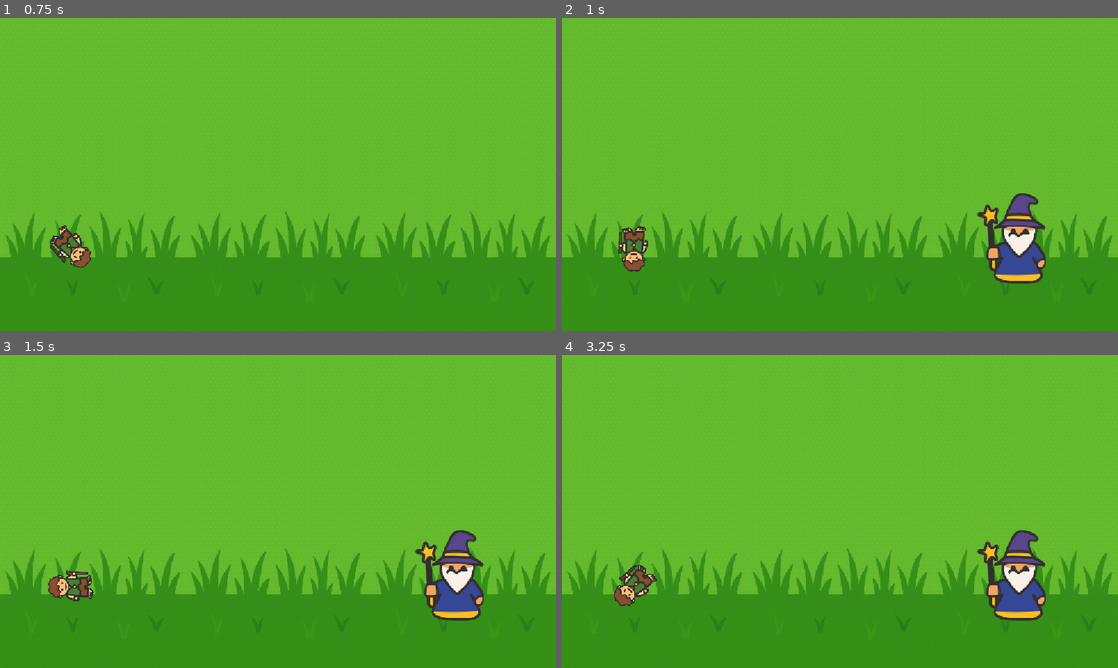
Above: before the commit, frames 1-4 (two rows, left to right).
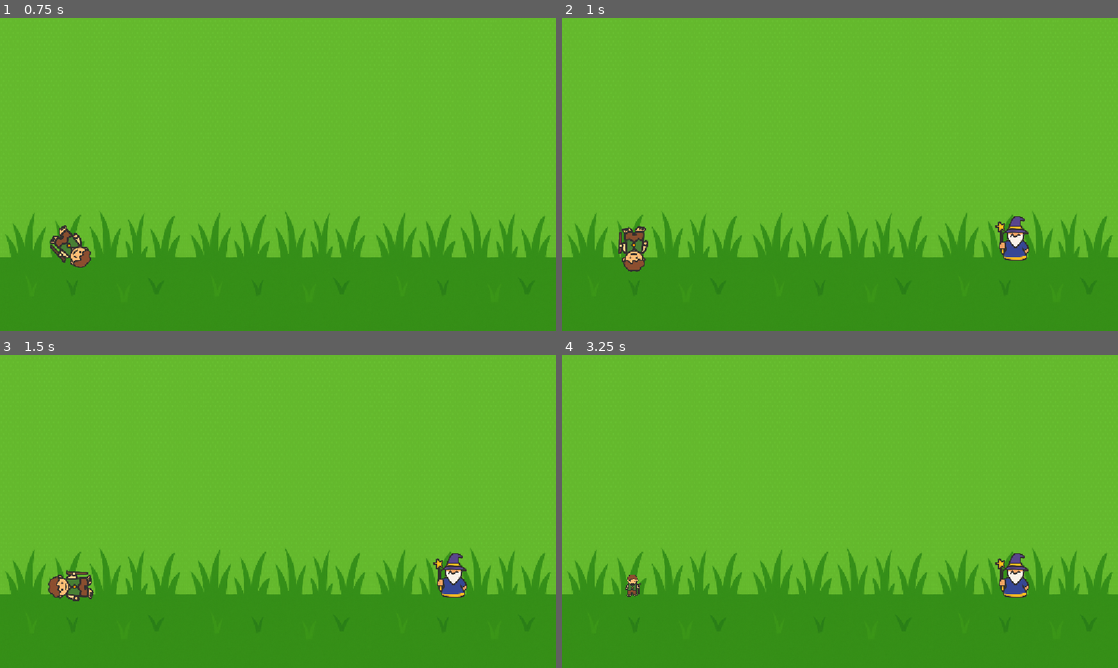
Above: after the commit, the same moments.

Repository: RuhlMirko/godot-learning
Game: Godot game, scene res://scenes/world.tscn
Two runs of this game, one before a commit and one after it. Both use one fixed random seed, a clock stepped at 60 frames per second and the inputs below.
Inputs:
- Up to frame 1 (0.75 s): hold S (hit_wizard, bound only after the commit) from 0.53 s (still down)
- Up to frame 2 (1 s): keep holding S (hit_wizard, bound only after the commit)
- Up to frame 3 (1.5 s): release S (hit_wizard, bound only after the commit) at 1.28 s; tap S (hit_wizard, bound only after the commit) at 1.35 s
- Up to frame 4 (3.25 s): hold S (hit_wizard, bound only after the commit) 2.03-2.78 s; tap S (hit_wizard, bound only after the commit) at 2.85 s

Frame 1 is identical in both runs. In frame 2, 2.2% of the frame differs, in the area x 74-87%, y 56-85%; in frame 3, 2.2%; in frame 4, 2.8%, in the area x 9-87%, y 56-85%.

Commit message:
Added input challenge

Diff:
--- a/udemy/project.godot
+++ b/udemy/project.godot
@@ -19,6 +19,14 @@
 
 window/stretch/mode="canvas_items"
 
+[input]
+
+hit_wizard={
+"deadzone": 0.2,
+"events": [Object(InputEventKey,"resource_local_to_scene":false,"resource_name":"","device":-1,"window_id":0,"alt_pressed":false,"shift_pressed":false,"ctrl_pressed":false,"meta_pressed":false,"pressed":false,"keycode":0,"physical_keycode":83,"key_label":0,"unicode":115,"location":0,"echo":false,"script":null)
+]
+}
+
 [physics]
 
 3d/physics_engine="Jolt Physics"
--- a/udemy/scenes/hobbit.gd
+++ b/udemy/scenes/hobbit.gd
@@ -1,6 +1,11 @@
 class_name Hobbit
 extends Node2D
 
+signal hobbit_spell
+
+func _unhandled_input(event: InputEvent) -> void:
+	if event.is_action_pressed("hit_wizard"):
+		hobbit_spell.emit()
 
 func _ready() -> void:
 	pass
@@ -8,3 +13,9 @@
 # Called every frame. 'delta' is the elapsed time since the previous frame.
 func _process(delta: float) -> void:
 	rotate(PI * delta)
+
+
+func hit_by_spell()->void:
+	scale = Vector2(0.5,0.5)
+	rotation = 0
+	set_process(false)
--- a/udemy/scenes/wizard.gd
+++ b/udemy/scenes/wizard.gd
@@ -1,6 +1,7 @@
 extends Node2D
 class_name Wizard
 
+signal cast_spell
 
 # Called when the node enters the scene tree for the first time.
 func _ready() -> void:
@@ -14,7 +15,12 @@
 
 func _on_spell_timer_timeout() -> void:
 	print("Spell was cast")
+	cast_spell.emit()
 
 
 func _on_reveal_timer_timeout() -> void:
 	show()
+
+func hit_by_spell()->void:
+	scale = Vector2(0.5,0.5)
+	set_process(false)
--- /dev/null
+++ b/udemy/scenes/world.gd
@@ -0,0 +1,12 @@
+extends Node
+
+@onready var hobbit: Hobbit = $Hobbit
+@onready var wizard: Wizard = $Wizard
+
+func _on_wizard_cast_spell() -> void:
+	hobbit.hit_by_spell()
+
+
+
+func _on_hobbit_hobbit_spell() -> void:
+	wizard.hit_by_spell()
--- a/udemy/scenes/world.tscn
+++ b/udemy/scenes/world.tscn
@@ -1,10 +1,12 @@
 [gd_scene format=3 uid="uid://c7ln1hlovqnnv"]
 
+[ext_resource type="Script" uid="uid://1dlpbn2jcopo" path="res://scenes/world.gd" id="1_k0juu"]
 [ext_resource type="Texture2D" uid="uid://dsf56j1h8kukw" path="res://assets/Bg.png" id="1_nnsk1"]
 [ext_resource type="PackedScene" uid="uid://brbudymkkniln" path="res://scenes/hobbit.tscn" id="2_rwgxs"]
 [ext_resource type="PackedScene" uid="uid://baqug7puycn1t" path="res://scenes/wizard.tscn" id="3_4wyf3"]
 
 [node name="World" type="Node" unique_id=375255879]
+script = ExtResource("1_k0juu")
 
 [node name="Bg" type="Sprite2D" parent="." unique_id=1684405964]
 texture = ExtResource("1_nnsk1")
@@ -15,3 +17,6 @@
 
 [node name="Wizard" parent="." unique_id=261955713 instance=ExtResource("3_4wyf3")]
 position = Vector2(932, 456)
+
+[connection signal="hobbit_spell" from="Hobbit" to="." method="_on_hobbit_hobbit_spell"]
+[connection signal="cast_spell" from="Wizard" to="." method="_on_wizard_cast_spell"]
Not shown, added: udemy/scenes/world.gd.uid
